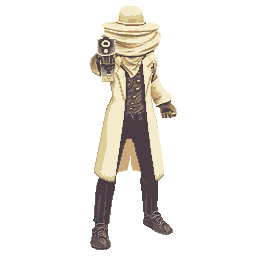
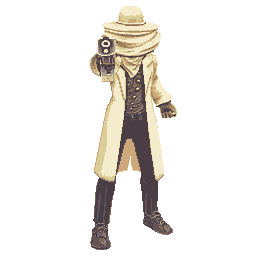
The second 256x256 image is a revision of the first. Changes to its layers:
painted on "Обычный слой 3 Сведено" over [149, 53, 158, 87]
added layer "Фон" (1st of 2) above "Видимый" over [149, 53, 158, 87]
painted on "Видимый" (2nd of 2) over [149, 53, 158, 87]